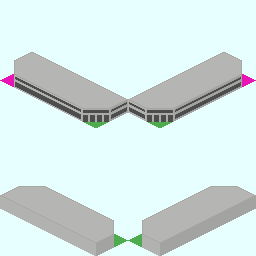
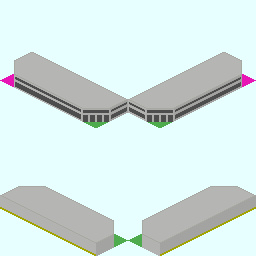
Layers edited between the first and the second 256x256 image:
painted on "Base_Plate_1x3.png" over (0, 207, 256, 256)
